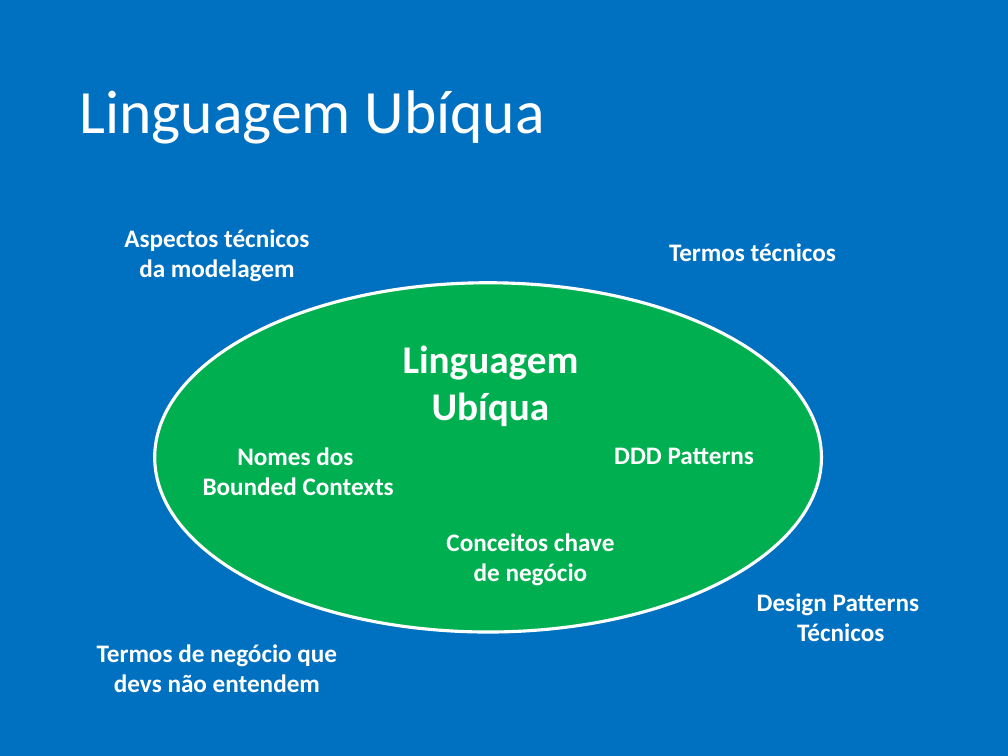
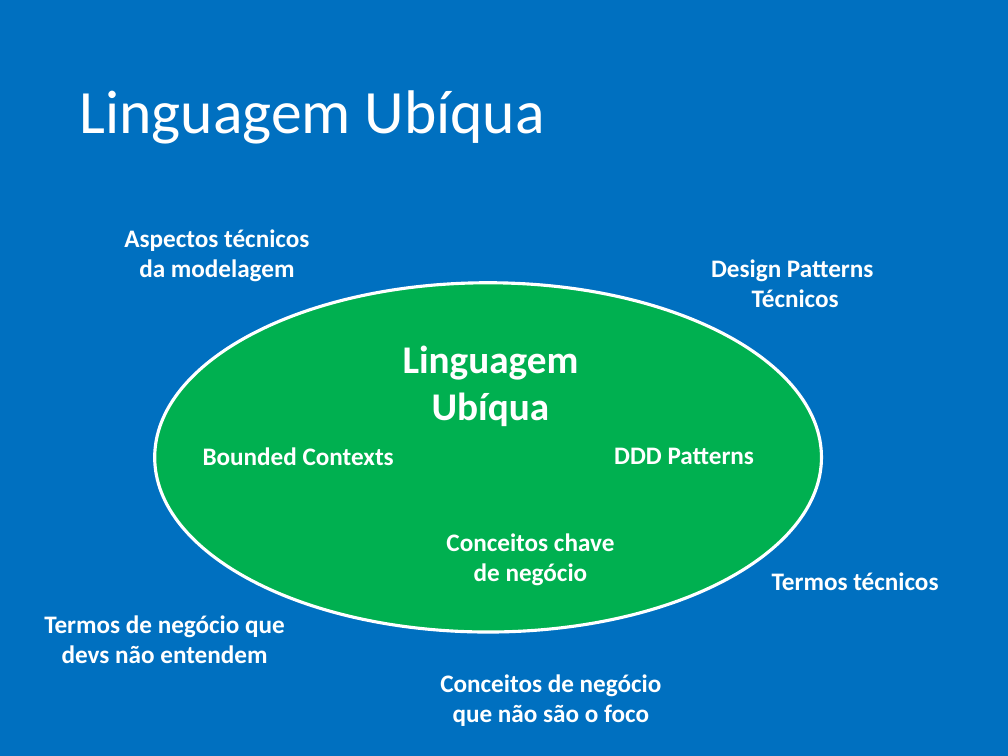
Before and after one commit to ivanpaulovich/event-sourcing-jambo, a slide deck: slide 4 of docs/Introdução ao Domain-Driven-Design (DDD).pptx (slide 5 before the commit). Drawn at 1008x756 pixels with LibreOffice and Linux fonts; fonts in the diff are those of the drawing. Boxes give left, top, right and bottom in pixels: in the first picture for what was removed or moved away, otherwise in the second. Text is boxed around its words. In the diff, an @@ line names an element or a change of style, - is before the commit and + after.

```diff
--- a/docs/Introdução ao Domain-Driven-Design (DDD).pptx
+++ b/docs/Introdução ao Domain-Driven-Design (DDD).pptx
@@ text "Design Patterns Técnicos": place and size @@
-text "Design Patterns Técnicos" at <box>757,593,919,642</box>
+text "Design Patterns Técnicos" at <box>711,259,873,308</box>
@@ text at <box>203,447,394,466</box>: text changed @@
-Nomes dos
-Bounded Contexts
+Bounded Contexts
@@ text "Termos técnicos": place and size @@
-text "Termos técnicos" at <box>669,243,836,262</box>
+text "Termos técnicos" at <box>772,572,938,591</box>
@@ text "Termos de negócio que devs ...": place and size @@
-text "Termos de negócio que devs ..." at <box>97,644,337,693</box>
+text "Termos de negócio que devs ..." at <box>44,615,285,664</box>
@@ text added at <box>440,674,662,726</box>, 18 pt, text #FFFFFF, bold @@
+Conceitos de negócio
+que não são o foco
```
Also in this commit, not shown: 12 other slides changed, 3 slides added, 3 slides removed.
